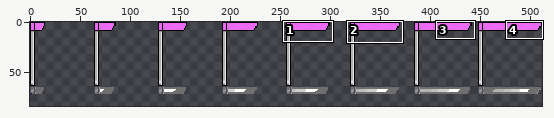
Two versions of one sprite sheet, dat/tilesets/default/misc/flags.png. Above: a wide view before the commit, with the close-up outlined.
Close-up. First the earlier version:
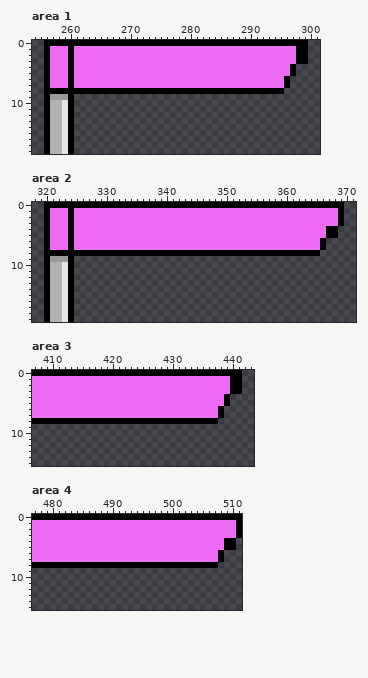
The file is 512x128 pixels. Colours within 5 levels of each other are drawn and written as one. Shown: area 1: x 254..301, y 0..18; area 2: x 318..371, y 0..19; area 3: x 407..443, y 0..15; area 4: x 477..511, y 0..15. The wide view leaves out empty margins. The commit also changed other parts of the picture, which this record leaves out.
Once edited:
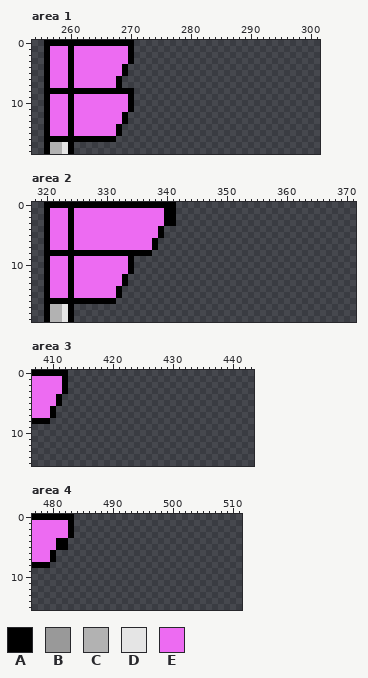
Palette (. is transparent): A #000000  B #999999  C #b2b2b2  D #e5e5e5  E #ed6bf2
Change:
Changed rows in their new state; - is an unchanged pixel.
Area 1:
first column x 257:
 0 --------------.............................
 1 -------------A.............................
 2 -------------A.............................
 3 -------------A.............................
 4 ------------A............................--
 5 ------------A............................--
 6 -----------A............................---
 7 -----------A............................---
 8 --------------.........................----
 9 EEE-EEEEEEEEEA-----------------------------
10 EEE-EEEEEEEEEA-----------------------------
11 EEE-EEEEEEEEEA-----------------------------
12 EEE-EEEEEEEEA------------------------------
13 EEE-EEEEEEEEA------------------------------
14 EEE-EEEEEEEA-------------------------------
15 EEE-EEEEEEEA-------------------------------
16 AAA-AAAAAAA--------------------------------
Area 2:
first column x 321:
 0 ---------------------............................
 1 -------------------AA............................
 2 -------------------AA............................
 3 -------------------AA............................
 4 ------------------A.............................-
 5 ------------------A.............................-
 6 -----------------A............................---
 7 -----------------A............................---
 8 -----------------............................----
 9 EEE-EEEEEEEEEA-----------------------------------
10 EEE-EEEEEEEEEA-----------------------------------
11 EEE-EEEEEEEEEA-----------------------------------
12 EEE-EEEEEEEEA------------------------------------
13 EEE-EEEEEEEEA------------------------------------
14 EEE-EEEEEEEA-------------------------------------
15 EEE-EEEEEEEA-------------------------------------
16 AAA-AAAAAAA--------------------------------------
Area 3:
first column x 410:
 0 ---.............................
 1 --A.............................
 2 --A.............................
 3 --A.............................
 4 -A............................--
 5 -A............................--
 6 A............................---
 7 A............................---
 8 ............................----
Area 4:
first column x 480:
 0 ----............................
 1 ---A............................
 2 ---A............................
 3 ---A............................
 4 -AA............................-
 5 -AA............................-
 6 A............................---
 7 A............................---
 8 ............................----
Changed places in both close-ups, as pixel boxes (x1, y1, x2, y2):
changed: (50, 40, 308, 142)
changed: (50, 202, 344, 304)
changed: (50, 370, 242, 424)
changed: (50, 514, 242, 568)
